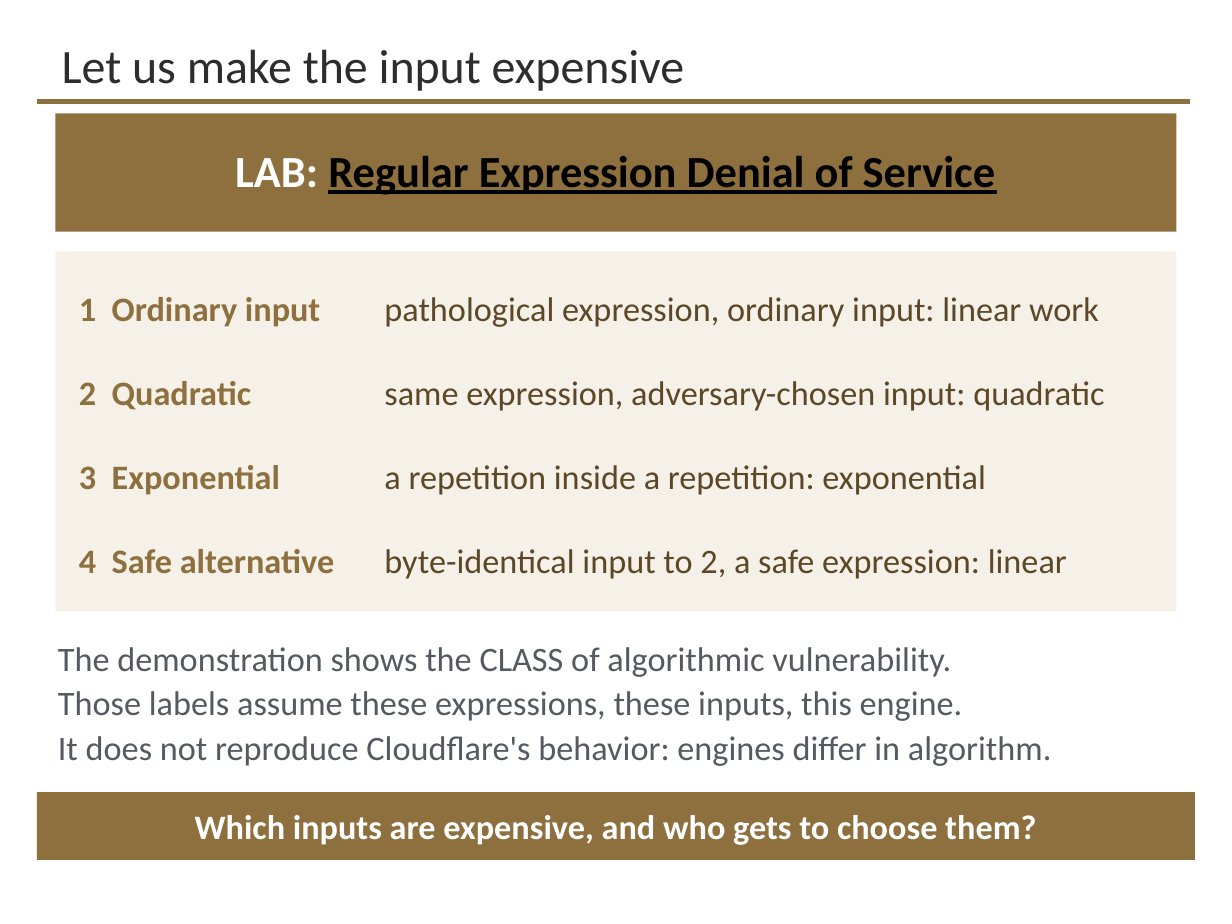
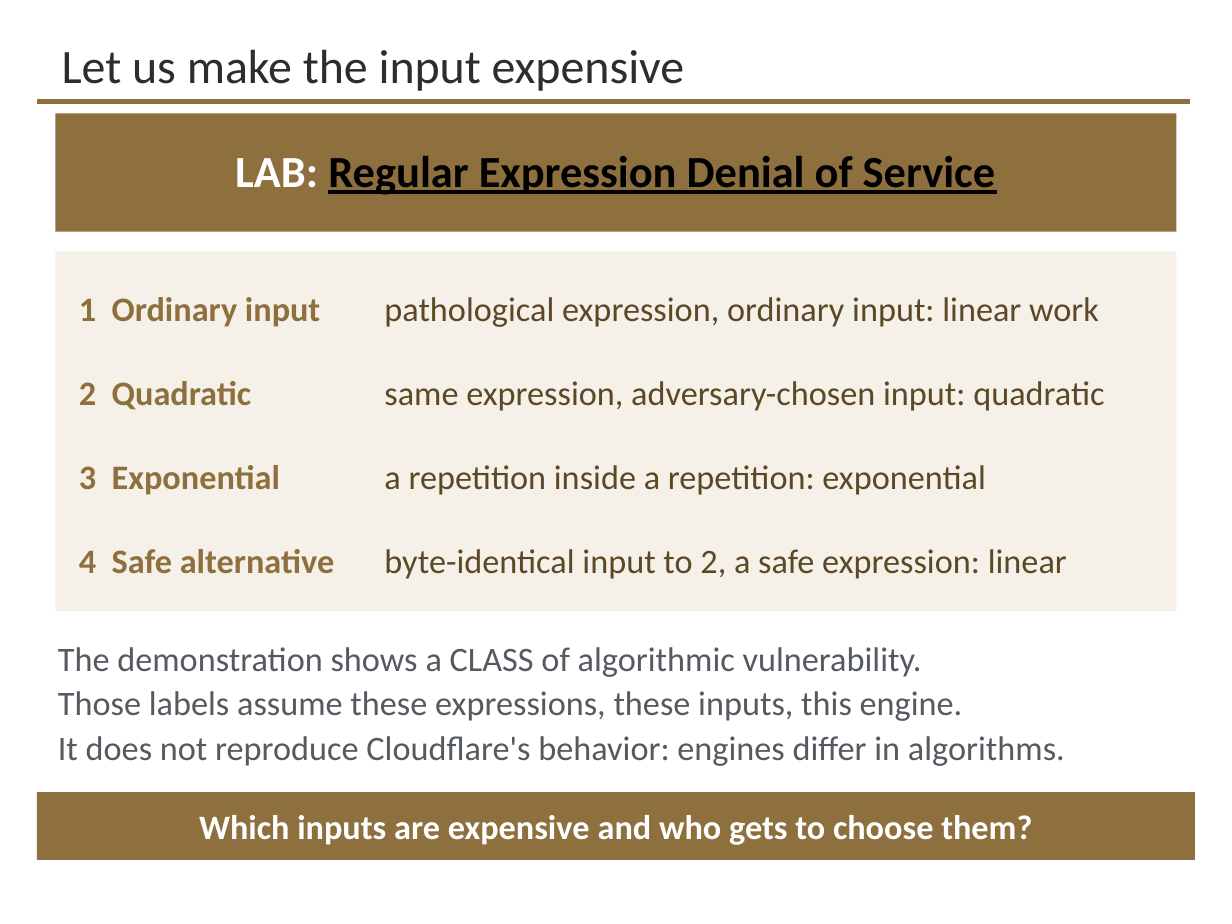
Before and after one commit to davisjam/model-based-agentic-software-engineering, a slide deck: slide 22 of course/lectures/act-3-software-in-the-world/05-security-engineering/3-5-Security-Engineering-1-Threat-Modeling.pptx. Drawn at 1232x924 pixels with LibreOffice and Linux fonts; fonts in the diff are those of the drawing; background and template pictures are left out. Boxes give left, top, right and bottom in pixels: in the first picture for what was removed or moved away, otherwise in the second. Text is boxed around its words. In the diff, an @@ line names an element or a change of style, - is before the commit and + after.

```diff
--- a/course/lectures/act-3-software-in-the-world/05-security-engineering/3-5-Security-Engineering-1-Threat-Modeling.pptx
+++ b/course/lectures/act-3-software-in-the-world/05-security-engineering/3-5-Security-Engineering-1-Threat-Modeling.pptx
@@ text at (x1=58, y1=647, x2=922, y2=677): text changed @@
-The demonstration shows the CLASS of algorithmic vulnerability.
+The demonstration shows a CLASS of algorithmic vulnerability.
@@ text at (x1=58, y1=736, x2=1065, y2=766): text changed @@
-It does not reproduce Cloudflare's behavior: engines differ in algorithm.
+It does not reproduce Cloudflare's behavior: engines differ in algorithms.
@@ text in rectangle at (x1=199, y1=815, x2=1032, y2=845): text changed @@
-Which inputs are expensive, and who gets to choose them?
+Which inputs are expensive and who gets to choose them?
```
Also in this commit, not shown: 20 other slides changed, 7 slides removed.
